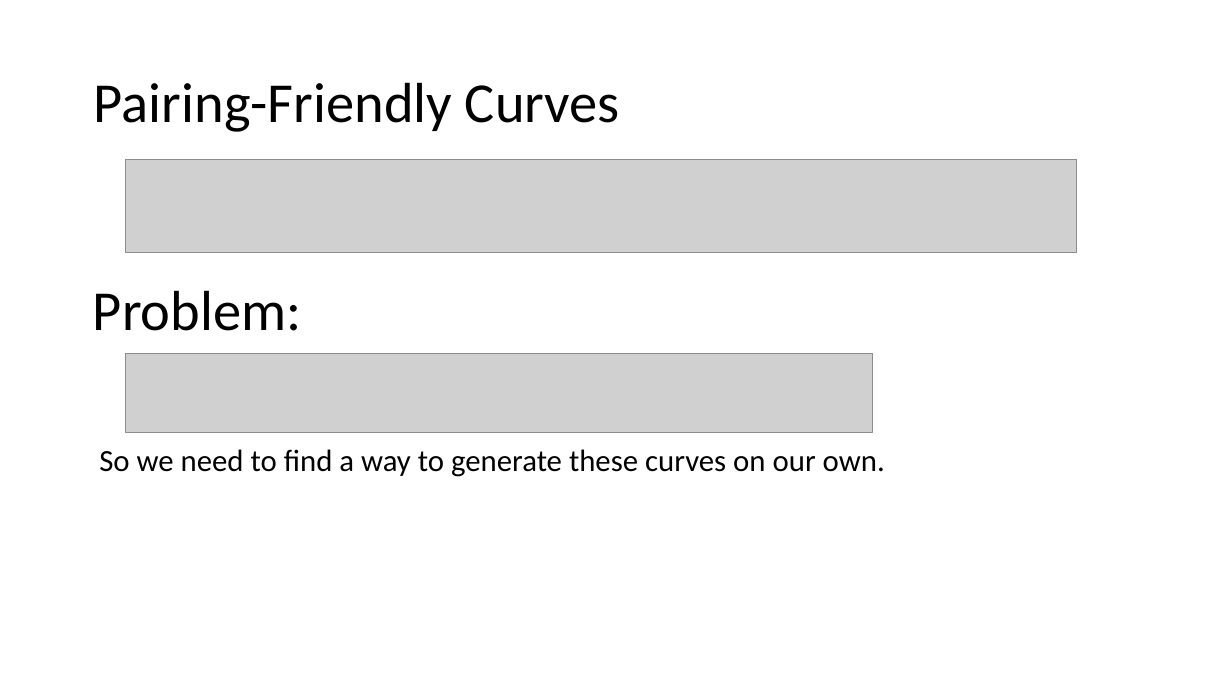
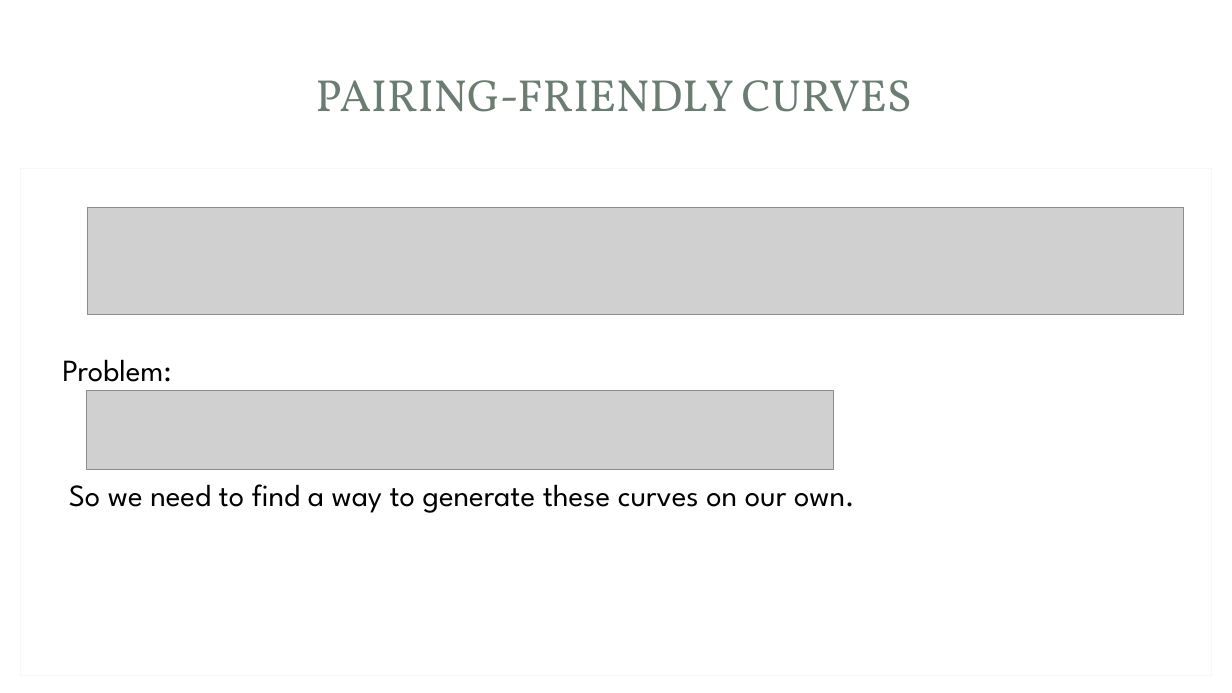
Before and after one commit to Srizzle/CS276-Project-Writeup, a slide deck: slide 6 of Presentation.ppt.pptx. Drawn at 1232x693 pixels with LibreOffice and Linux fonts; fonts in the diff are those of the drawing; grey boxes stand for pictures; background and template pictures are left out. Boxes give left, top, right and bottom in pixels: in the first picture for what was removed or moved away, otherwise in the second. Text is boxed around its words. In the diff, an @@ line names an element or a change of style, - is before the commit and + after.

```diff
--- a/Presentation.ppt.pptx
+++ b/Presentation.ppt.pptx
@@ rounded rectangle added at box(12, 10, 1220, 684), fill #FFFFFF @@
@@ rectangle added at box(37, 28, 1195, 162), fill #FFFFFF at 83% opacity @@
@@ rectangle added at box(50, 38, 1179, 151), fill #FFFFFF @@
@@ title at box(316, 80, 912, 112): text changed; size 44 to 35 pt; font Calibri to Vollkorn; text colour #000000 to #6B7D72 @@
-Pairing-Friendly Curves
+PAIRING-FRIENDLY CURVES
@@ rectangle added at box(21, 168, 1212, 676), fill #FFFFFF, outline #F7F7F7 0.75 pt @@
@@ picture: place and size @@
-picture at box(126, 159, 1077, 252)
+picture at box(87, 207, 1184, 314)
@@ text "Problem:": place and size @@
-text "Problem:" at box(93, 290, 301, 331)
+text "Problem:" at box(62, 359, 171, 391)
@@ text "Problem:" at box(62, 359, 171, 391): size 44 to 24 pt, font Calibri to League Spartan @@
@@ picture: place and size @@
-picture at box(126, 353, 873, 433)
+picture at box(87, 390, 835, 470)
@@ text "So we need to find ...": place and size @@
-text "So we need to find ..." at box(99, 449, 885, 477)
+text "So we need to find ..." at box(69, 484, 855, 513)
@@ text "So we need to find ..." at box(69, 484, 855, 513): font Calibri to League Spartan @@
```
Also in this commit, not shown: 8 other slides changed, 1 slide added.
